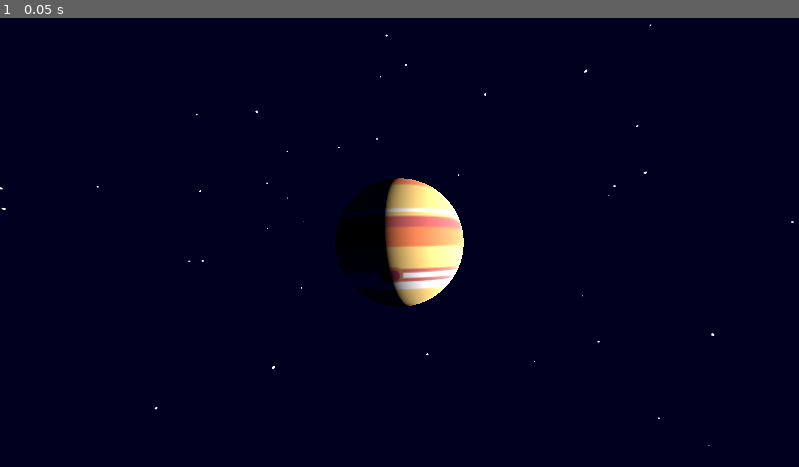
Above: before the commit, frame 1.
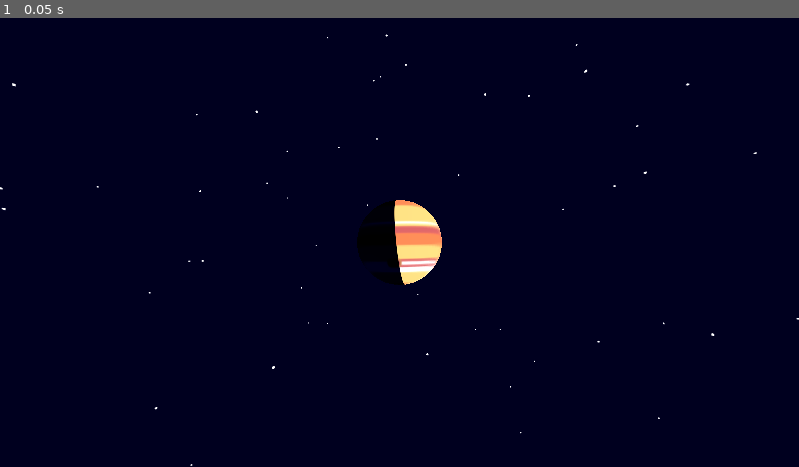
Above: after the commit, the same moment.

Repository: theflaminghat/space-game
Game: Godot game, scene res://node_3d.tscn
The game is run twice, just before and just after one commit, with the same random seed, the same clock (stepped at 60 frames per second) and the same inputs.
Inputs:
- Up to frame 1 (0.05 s): no input

The runs differ from the first frame. In frame 1, 2.3% of the frame differs, in the area x 1-100%, y 1-100%.

Commit message:
cal shading

Diff:
--- a/node_3d.tscn
+++ b/node_3d.tscn
@@ -1,18 +1,20 @@
 [gd_scene load_steps=8 format=3 uid="uid://d1ogrjskrl6tx"]
 
 [ext_resource type="Texture2D" uid="uid://ce2cfyegxnmd" path="res://jupitervector.png" id="1_a202f"]
-[ext_resource type="Texture2D" uid="uid://cbaupxlckd4sl" path="res://skybox.png" id="2_noarx"]
+[ext_resource type="Texture2D" uid="uid://d3els1phlgod2" path="res://my_image.png" id="2_noarx"]
 
 [sub_resource type="SphereMesh" id="SphereMesh_a202f"]
 
 [sub_resource type="StandardMaterial3D" id="StandardMaterial3D_a0tk4"]
+diffuse_mode = 3
 albedo_texture = ExtResource("1_a202f")
+roughness = 0.0
 
-[sub_resource type="PanoramaSkyMaterial" id="PanoramaSkyMaterial_a0tk4"]
+[sub_resource type="PanoramaSkyMaterial" id="PanoramaSkyMaterial_noarx"]
 panorama = ExtResource("2_noarx")
 
 [sub_resource type="Sky" id="Sky_r3fl7"]
-sky_material = SubResource("PanoramaSkyMaterial_a0tk4")
+sky_material = SubResource("PanoramaSkyMaterial_noarx")
 
 [sub_resource type="Environment" id="Environment_jka67"]
 background_mode = 2
@@ -21,13 +23,14 @@
 [node name="Node3D" type="Node3D"]
 
 [node name="jupiter" type="MeshInstance3D" parent="."]
-transform = Transform3D(0.177703, 0, -0.984084, 0, 1, 0, 0.984084, 0, 0.177703, 0, 0, -2.33247)
+transform = Transform3D(0.177703, 0, -0.984084, 0, 1, 0, 0.984084, 0, 0.177703, 0, 0, -3.48319)
 mesh = SubResource("SphereMesh_a202f")
 surface_material_override/0 = SubResource("StandardMaterial3D_a0tk4")
 
 [node name="OmniLight3D" type="OmniLight3D" parent="."]
-transform = Transform3D(1, 0, 0, 0, 1, 0, 0, 0, 1, 3.61993, 0.268337, -1.17134)
+transform = Transform3D(1, 0, 0, 0, 1, 0, 0, 0, 1, 13.8506, 1.17533, -1.99501)
 light_energy = 16.0
+omni_range = 4096.0
 
 [node name="Camera3D" type="Camera3D" parent="."]
 transform = Transform3D(0.999845, 0.0176269, 0, -0.0176269, 0.999845, 0, 0, 0, 1, 0, 0, -0.000509799)
Binary file added: my_image.png
Not shown, added: my_image.png.import
